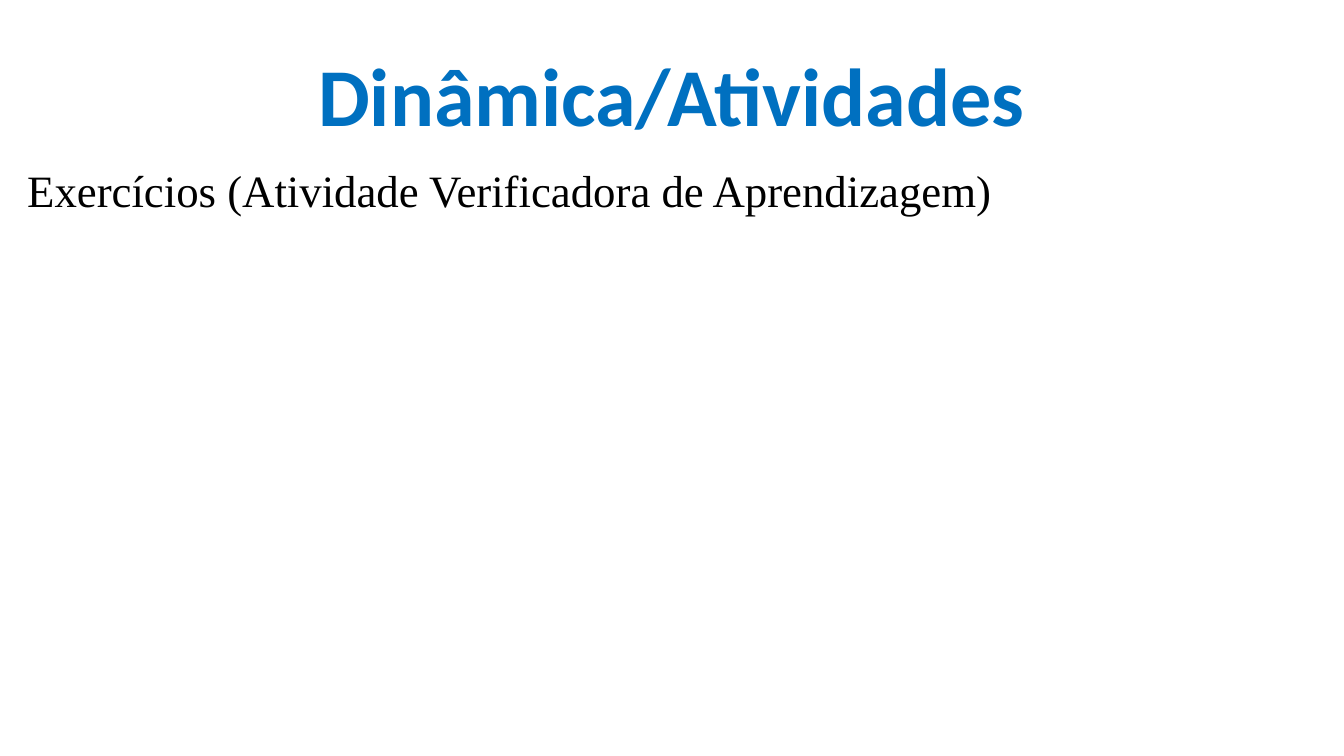
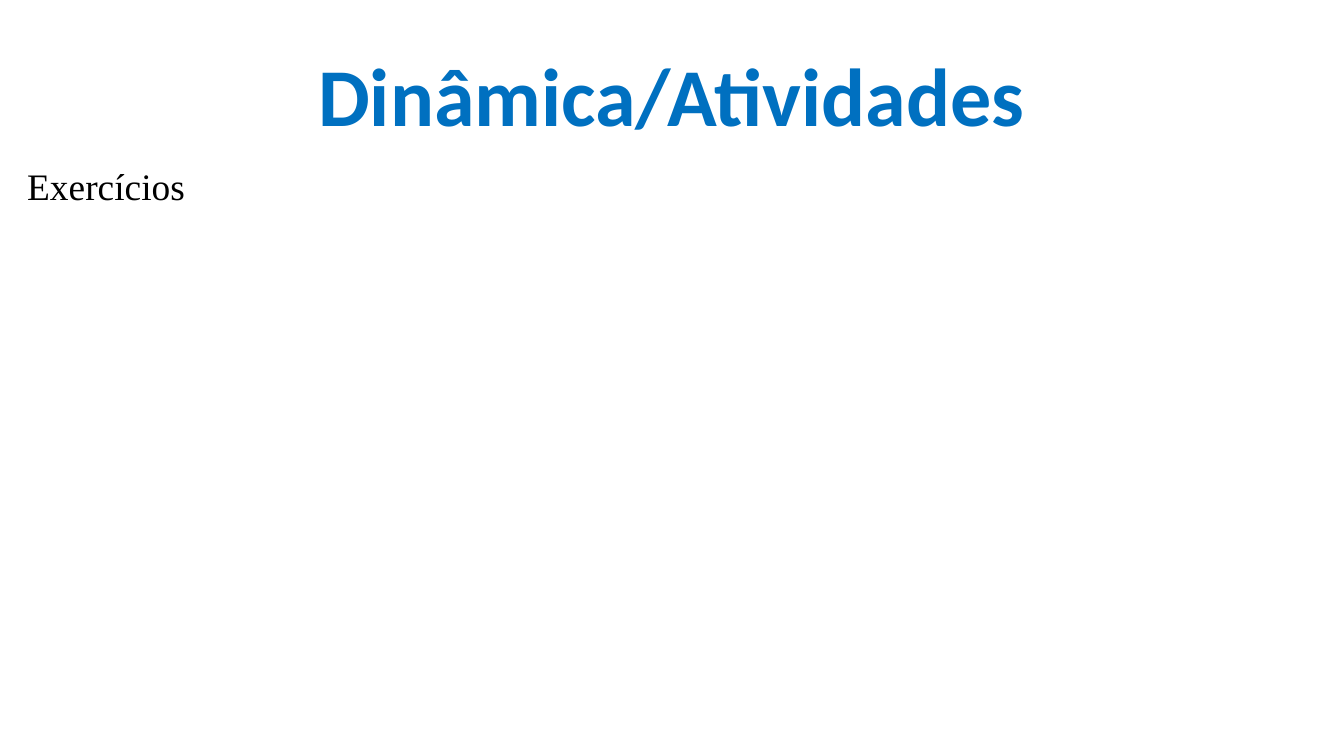
Before and after one commit to CloudEducationBrazil/WydenArea1AplicacaoCloudIndustria40Python, a slide deck: slide 19 of 01 Classes/Aula 10 - Aplicação Cloud Indústria 40 Python Integração Cloud Big Data Parte 1.pptx (slide 6 before the commit). Drawn at 1344x756 pixels with LibreOffice and Linux fonts; fonts in the diff are those of the drawing; background and template pictures are left out. Boxes give left, top, right and bottom in pixels: in the first picture for what was removed or moved away, otherwise in the second. Text is boxed around its words. In the diff, an @@ line names an element or a change of style, - is before the commit and + after.

```diff
--- a/01 Classes/Aula 10 - Aplicação Cloud Indústria 40 Python Integração Cloud Big Data Parte 1.pptx
+++ b/01 Classes/Aula 10 - Aplicação Cloud Indústria 40 Python Integração Cloud Big Data Parte 1.pptx
@@ text at bbox=[27, 174, 185, 201]: text changed; size 24 to 20 pt @@
-Exercícios (Atividade Verificadora de Aprendizagem)
+Exercícios
```
Also in this commit, not shown: 4 other slides changed, 13 slides added.
